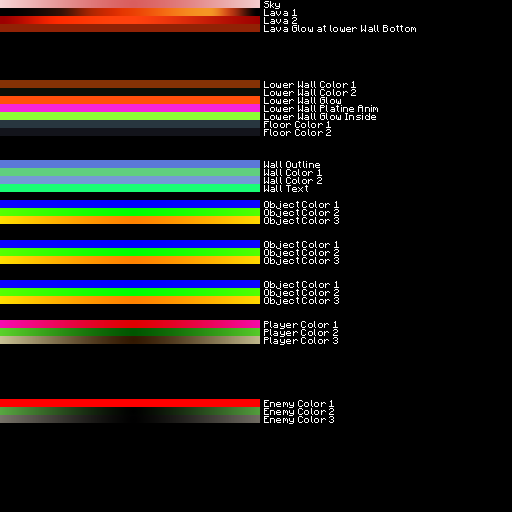
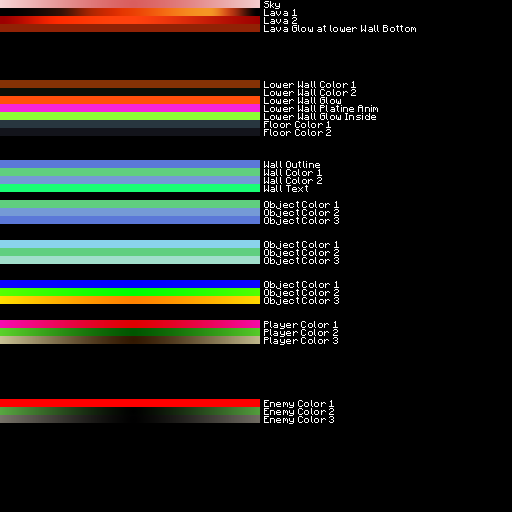
Layers edited between the first and the second 512 x 512 image:
painted on "Rectangle 1" (4th of 8, in "Object 1") over [0, 200, 260, 208]
painted on "Rectangle 1 copy" (4th of 8, in "Object 1") over [0, 208, 260, 216]
painted on "Rectangle 1 copy 2" (4th of 8, in "Object 1") over [0, 216, 260, 224]
painted on "Rectangle 1" (5th of 8, in "Object 2") over [0, 240, 260, 248]
painted on "Rectangle 1 copy" (5th of 8, in "Object 2") over [0, 248, 260, 256]
painted on "Rectangle 1 copy 2" (5th of 8, in "Object 2") over [0, 256, 260, 264]
